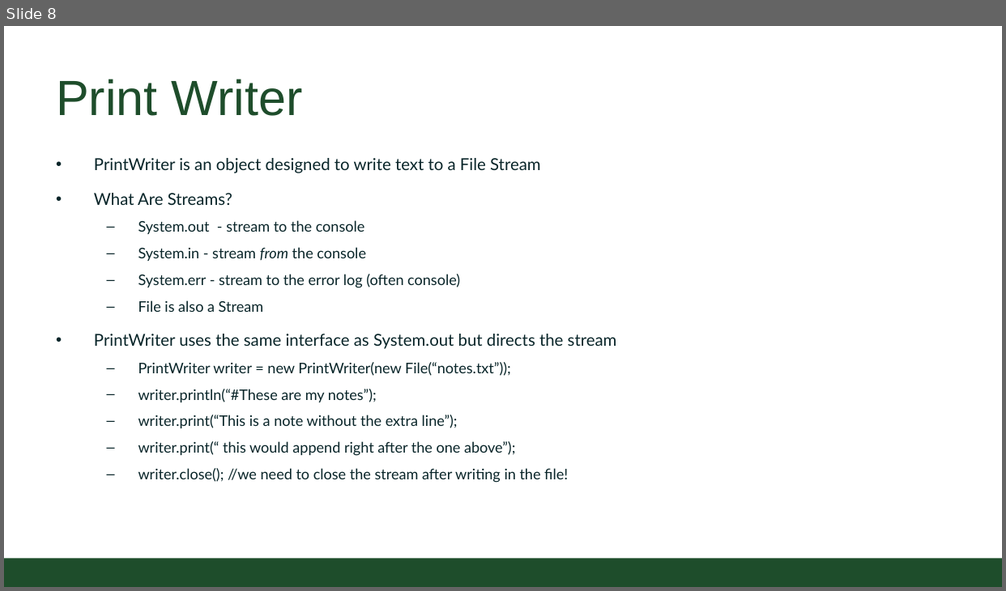
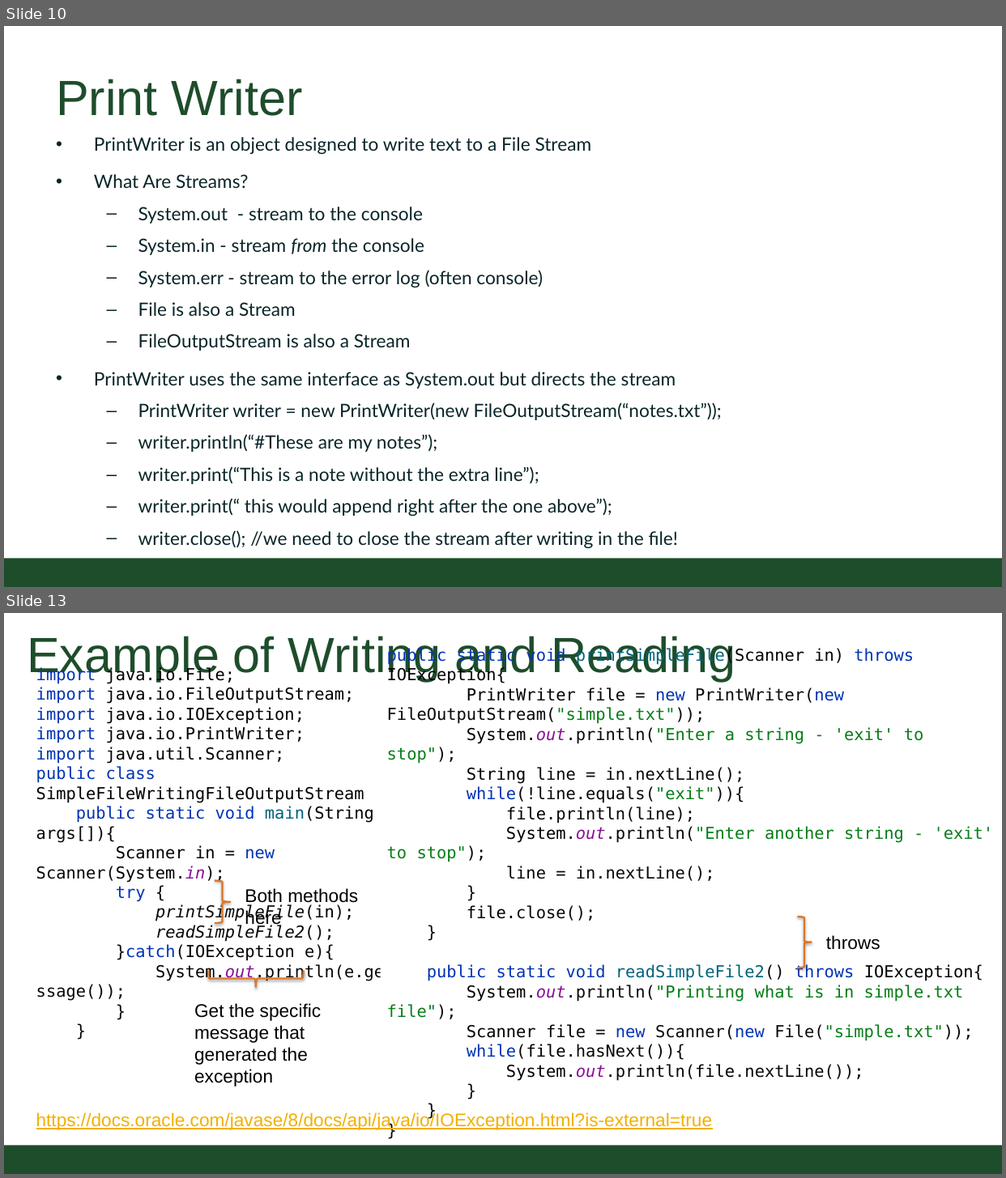
Before and after one commit to CSU-CompSci-CS163-4/Handouts, a slide deck: slides/On-Campus/09_01_OSandFileWriting.pptx. Shown one above the other, each under a label of ours: slide 8 before the commit, slides 10 and 13 after it; the slides between them are not shown. The pictures are 1006x591 and 1006x1178 pixels, drawn with LibreOffice and Linux fonts; fonts in the diff are those of the drawing; background and template pictures are left out. Boxes give left, top, right and bottom in pixels: in the first picture for what was removed or moved away, otherwise in the second. Text is boxed around its words. In the diff, an @@ line names an element or a change of style, - is before the commit and + after.

Commit message:
Updated File Writing lecture

```diff
--- a/slides/On-Campus/09_01_OSandFileWriting.pptx
+++ b/slides/On-Campus/09_01_OSandFileWriting.pptx
@@ slide 13 added at <box>4,613,1002,1174</box>, background #FFFFFF; not listed: 1 template element that a slide beside it also shows @@
@@ rectangle added at <box>4,616,17,643</box>, fill #FFFFFF @@
@@ title added at <box>27,636,736,681</box>, 54 pt, text #1E4D2B @@
+Example of Writing and Reading
@@ text added at <box>36,667,414,982</box>, 18 pt, text #000000 @@
+import java.io.File;
+import java.io.FileOutputStream;
+import java.io.IOException;
+import java.io.PrintWriter;
+import java.util.Scanner;
+public class SimpleFileWritingFileOutputStream {
+public static void main(String args[]){
+Scanner in = new Scanner(System.in);
+try {
+printSimpleFile(in);
+readSimpleFile2();
+}catch(IOException e){
+System.out.println(e.getMessage());
+}
+}
@@ text added at <box>387,688,994,1081</box>, 18 pt, text #080808 @@
+public static void printSimpleFile(Scanner in) throws IOException{
+PrintWriter file = new PrintWriter(new FileOutputStream("simple.txt"));
+System.out.println("Enter a string - 'exit' to stop");
+String line = in.nextLine();
+while(!line.equals("exit")){
+file.println(line);
+System.out.println("Enter another string - 'exit' to stop");
+line = in.nextLine();
+}
+file.close();
+}
+public static void readSimpleFile2() throws IOException{
+System.out.println("Printing what is in simple.txt file");
+Scanner file = new Scanner(new File("simple.txt"));
+while(file.hasNext()){
+System.out.println(file.nextLine());
+}
+}
+}
@@ right brace added at <box>215,880,231,922</box>, outline #D9782C 2 pt @@
@@ text added at <box>245,888,358,928</box>, 20 pt, text #000000 @@
+Both methods here
@@ right brace added at <box>797,917,811,969</box>, outline #D9782C 2 pt @@
@@ text added at <box>826,935,880,950</box>, 20 pt, text #000000 @@
+throws
@@ right brace added at <box>208,971,304,987</box>, outline #D9782C 2 pt @@
@@ text added at <box>194,1003,322,1087</box>, 20 pt, text #000000 @@
+Get the specific message that generated the exception
@@ text added at <box>36,1112,713,1131</box>, 20 pt, text #F3B000, underline @@
+https://docs.oracle.com/javase/8/docs/api/java/io/IOException.html?is-external=true
@@ what was slide 8 is now slide 10 @@
@@ slide 10 changed as well @@
@@ text "PrintWriter is an object designed ...": place and size @@
-text "PrintWriter is an object designed ..." at <box>94,158,617,483</box>
+text "PrintWriter is an object designed ..." at <box>94,137,722,548</box>
@@ text at <box>94,137,678,548</box>: size 18 to 20 pt in "PrintWriter is an object designed to write ...", "What Are Streams?", "PrintWriter uses the same interface as System.out ..."; size 16 to 20 pt in "System.out - stream to the console", "System.in - stream from the console", "System.err - stream to the error log ...", "File is also a Stream" and 4 more places @@
@@ text at <box>138,334,411,351</box>: paragraph added @@
+  – FileOutputStream is also a Stream
@@ text at <box>138,403,722,420</box>: text changed; size 16 to 20 pt @@
-  – PrintWriter writer = new PrintWriter(new File(“notes.txt”));
+  – PrintWriter writer = new PrintWriter(new FileOutputStream(“notes.txt”));
```
Also in this commit, not shown: 5 other slides changed, 7 other slides added, 3 slides removed.
